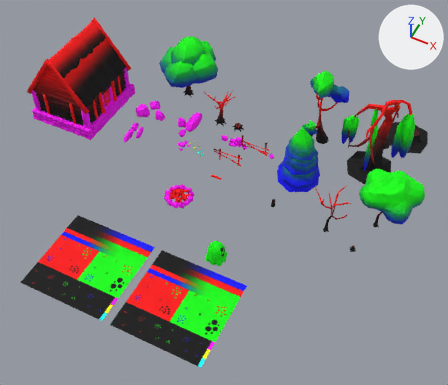
An edit to the FBX model Ludum_Dare_46/Assets/Arts/3D/Models/Assets_Nature.FBX, drawn before and after from the same camera.
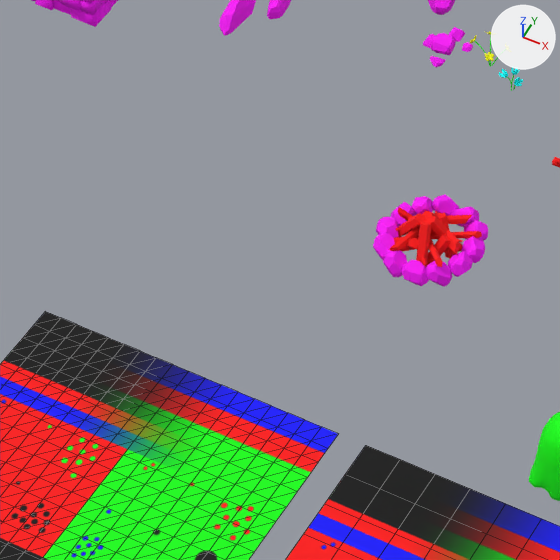
Each version appears first whole from a 50 mm lens placed at (30.2, -44.1, 48.1), pointed at (11.4, -6.6, 1.2), and next in a close-up on the part from 15% to 48% of the width and 35% to 73% of the height. The axes (+X, +Y, +Z) are drawn at upper right. The lights are the same throughout. The close-ups show mesh edges as thin lines. Where no turn or scale is listed for an object, it has been applied to the vertices.

Names of what the first close-up shows: 'Fantome', 'Feu de camp', 'Maison', 'Roche02', 'Roche04', 'Sol_Low', 'Sol_high'.
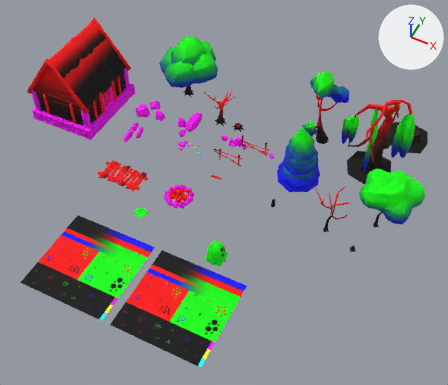
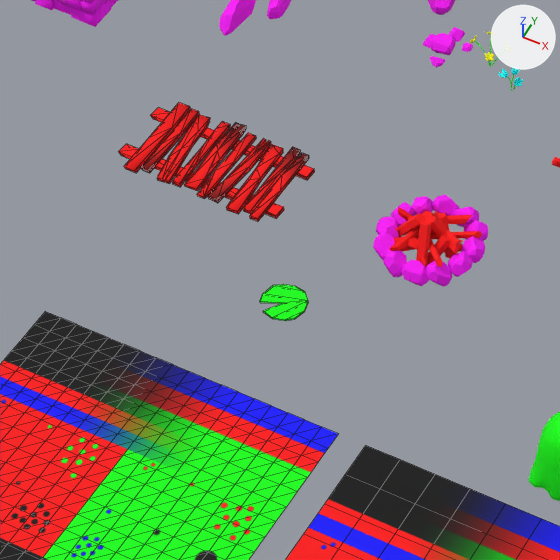
Commit message: assets swamp

Boxes [x1, y1, x2, y2] around the edits, measured in the close-ups (560 x 560 px):
'Pont', added (red): after [119, 103, 315, 221]
'nenuphare', added (green): after [260, 284, 308, 321]

The change in detail:
Mesh me_mesh_029 is new.
It has 26 vertices, 25 faces and spans x -0.569..0.727, y -0.473..0.719, z -0.045..0.05.
It uses material mat_mask_001 (picture img_mask_png).
Mesh me_mesh_028 is new.
It has 272 vertices, 504 faces and spans x -4.94..0.33, y -0.54..2.35, z -0.12..0.11.
It uses material mat_mask_001 (picture img_mask_png).
Object 'nenuphare' (ob_nenuphare) is new; it shows me_mesh_029.
Its location is (4.53, -11.95, 0.0).
Object 'Pont' (ob_pont) is new; it shows me_mesh_028.
Its location is (2.49, -9.15, 0.0).
